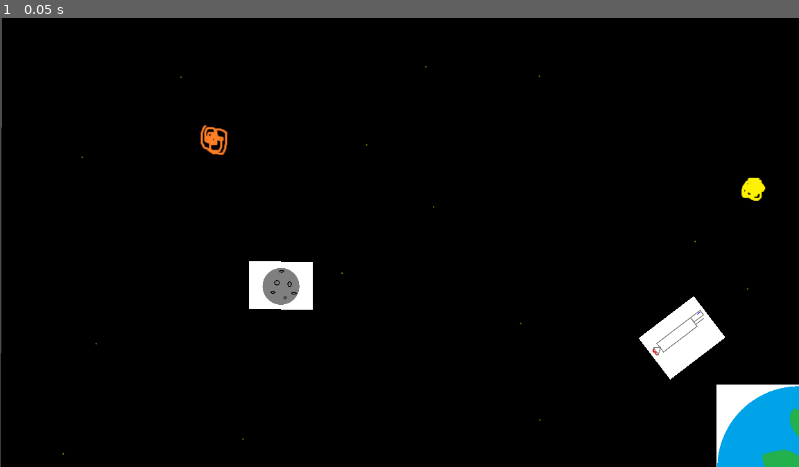
Above: before the commit, frame 1.
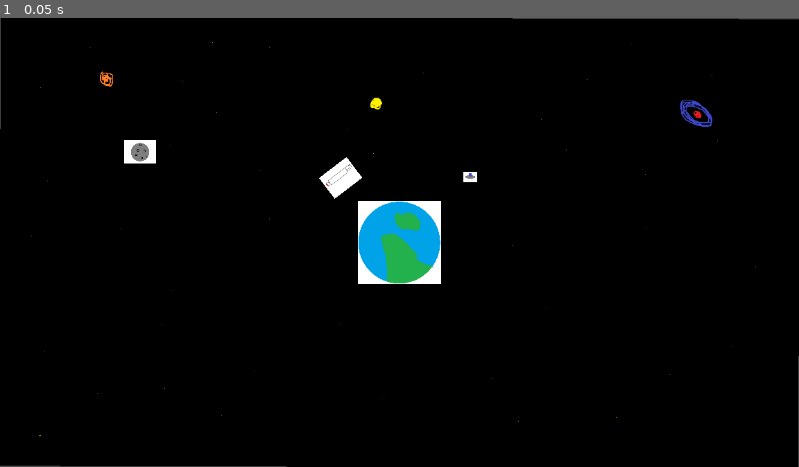
Above: after the commit, the same moment.

Repository: Swimnato/BYU-Game-Jam-2024
Game: Godot game, scene res://Main Scene.tscn
Same seed, same stepped clock (60 frames per second), same inputs: the game is played once before the commit and once after it. Before the commit the project has no main scene; this scene is started directly in both runs.
Inputs:
- Up to frame 1 (0.05 s): no input

The runs differ from the first frame. In frame 1, 7.1% of the frame differs, in the area x 0-100%, y 0-100%.

Commit message:
added some scripts

Diff:
--- a/game-jam-2024/Main Scene.tscn
+++ b/game-jam-2024/Main Scene.tscn
@@ -1,20 +1,30 @@
-[gd_scene load_steps=6 format=3 uid="uid://brny0obmr4vdt"]
+[gd_scene load_steps=9 format=3 uid="uid://brny0obmr4vdt"]
 
 [ext_resource type="Texture2D" uid="uid://dqqpesl4dblg6" path="res://Space Background Dev Art.png" id="1_ighvd"]
 [ext_resource type="Texture2D" uid="uid://iqno4701px8i" path="res://Planet Dev Art.png" id="2_47bj2"]
+[ext_resource type="Script" path="res://main_scene.gd" id="2_m2wn8"]
 [ext_resource type="Texture2D" uid="uid://krt7327yq0br" path="res://Main Ship Dev Art.png" id="3_5xwg7"]
+[ext_resource type="Script" path="res://planet_dev_art.gd" id="3_ne5qb"]
 [ext_resource type="Texture2D" uid="uid://cevdhb566aodp" path="res://Drone Ship Dev Art.png" id="4_j0825"]
 [ext_resource type="Texture2D" uid="uid://b6uc0fa4ryuis" path="res://Asteroid Dev Art.png" id="5_5r03b"]
+
+[sub_resource type="CircleShape2D" id="CircleShape2D_lqryg"]
 
 [node name="SpaceBackgroundDevArt" type="Sprite2D"]
 position = Vector2(1153, 648)
 rotation = 0.0030698
 texture = ExtResource("1_ighvd")
+script = ExtResource("2_m2wn8")
 
 [node name="PlanetDevArt" type="Sprite2D" parent="."]
-position = Vector2(0.00305176, 1)
 scale = Vector2(0.4, 0.4)
 texture = ExtResource("2_47bj2")
+script = ExtResource("3_ne5qb")
+
+[node name="CollisionShape2D" type="CollisionShape2D" parent="PlanetDevArt"]
+rotation = -0.3312
+scale = Vector2(30, 30)
+shape = SubResource("CircleShape2D_lqryg")
 
 [node name="MainShipDevArt" type="Sprite2D" parent="."]
 position = Vector2(-170.307, -185.894)
@@ -29,5 +39,8 @@
 
 [node name="AsteroidDevArt" type="Sprite2D" parent="."]
 position = Vector2(-748.801, -259.703)
+rotation = -0.000753172
 scale = Vector2(-0.23, -0.23)
 texture = ExtResource("5_5r03b")
+
+[node name="Camera2D" type="Camera2D" parent="."]
--- /dev/null
+++ b/game-jam-2024/main_scene.gd
@@ -0,0 +1,11 @@
+extends Sprite2D
+
+# Called when the node enters the scene tree for the first time.
+func _ready() -> void:
+	var zoomage = Vector2(.5, .5)
+	$Camera2D.zoom = zoomage
+
+
+# Called every frame. 'delta' is the elapsed time since the previous frame.
+func _process(delta: float) -> void:
+	pass
--- /dev/null
+++ b/game-jam-2024/main_ship_dev_art.gd
@@ -0,0 +1,11 @@
+extends Sprite2D
+
+
+# Called when the node enters the scene tree for the first time.
+func _ready() -> void:
+	pass # Replace with function body.
+
+
+# Called every frame. 'delta' is the elapsed time since the previous frame.
+func _process(delta: float) -> void:
+	pass
--- /dev/null
+++ b/game-jam-2024/planet_dev_art.gd
@@ -0,0 +1,12 @@
+extends Sprite2D
+
+
+# Called when the node enters the scene tree for the first time.
+func _ready() -> void:
+	position.x = 0
+	position.y = 0
+
+
+# Called every frame. 'delta' is the elapsed time since the previous frame.
+func _process(delta: float) -> void:
+	pass
--- a/game-jam-2024/project.godot
+++ b/game-jam-2024/project.godot
@@ -11,5 +11,6 @@
 [application]
 
 config/name="Game Jam 2024"
+run/main_scene="res://Main Scene.tscn"
 config/features=PackedStringArray("4.3", "Forward Plus")
 config/icon="res://icon.svg"
